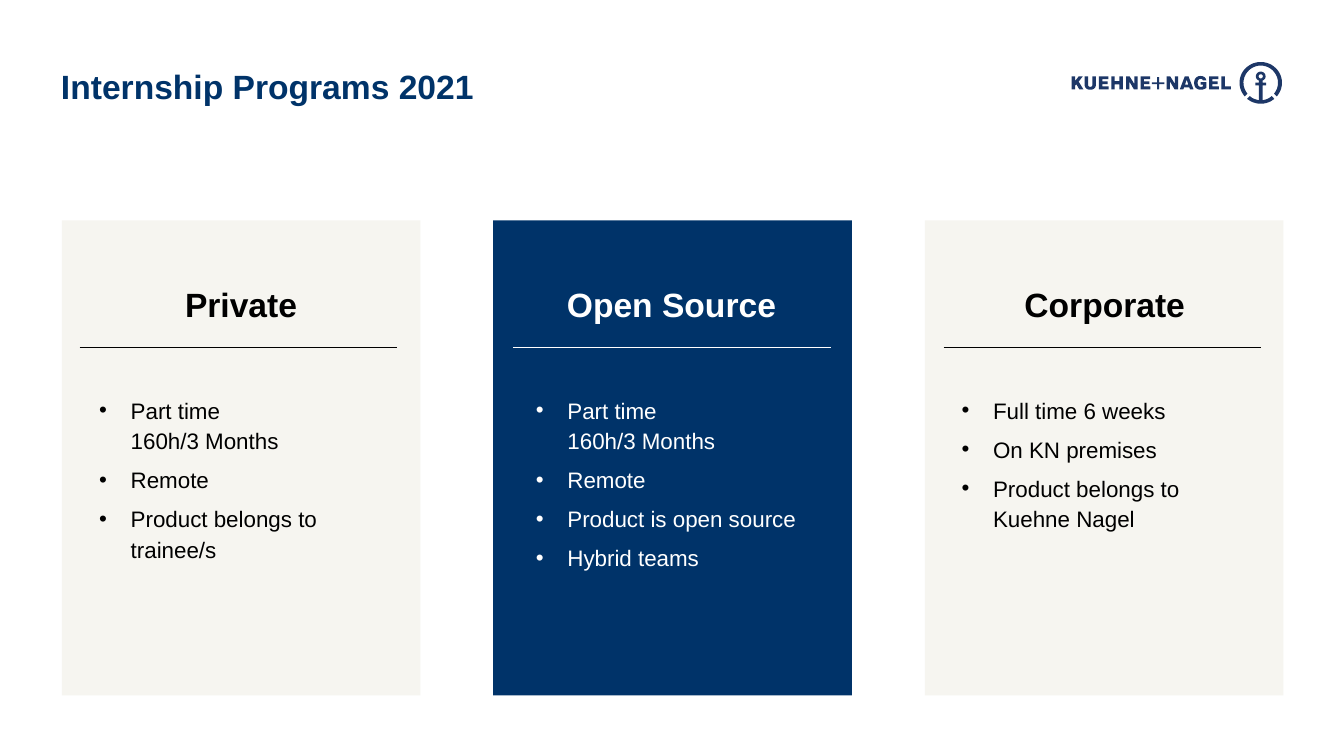
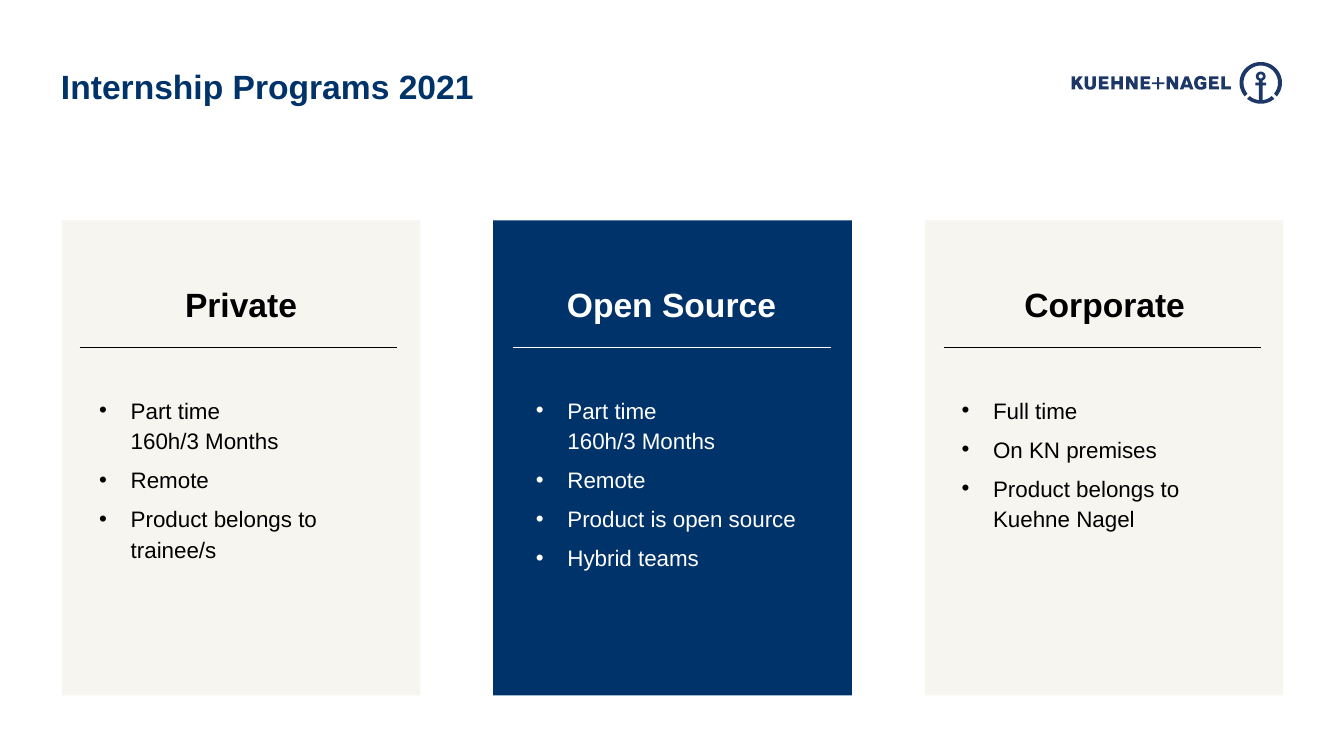
Before and after one commit to stefanofiorenza/KNITS, a slide deck: slide 2 of Presentations/KNITS/Programs/Internships/KN-Internship2021-Ext.pptx. Drawn at 1344x756 pixels with LibreOffice and Linux fonts; fonts in the diff are those of the drawing. Boxes give left, top, right and bottom in pixels: in the first picture for what was removed or moved away, otherwise in the second. Text is boxed around its words. In the diff, an @@ line names an element or a change of style, - is before the commit and + after.

```diff
--- a/Presentations/KNITS/Programs/Internships/KN-Internship2021-Ext.pptx
+++ b/Presentations/KNITS/Programs/Internships/KN-Internship2021-Ext.pptx
@@ text at (x1=993, y1=402, x2=1077, y2=420): text changed @@
-• Full time 6 weeks
+• Full time
```
Also in this commit, not shown: 1 slide added, 17 other files.
